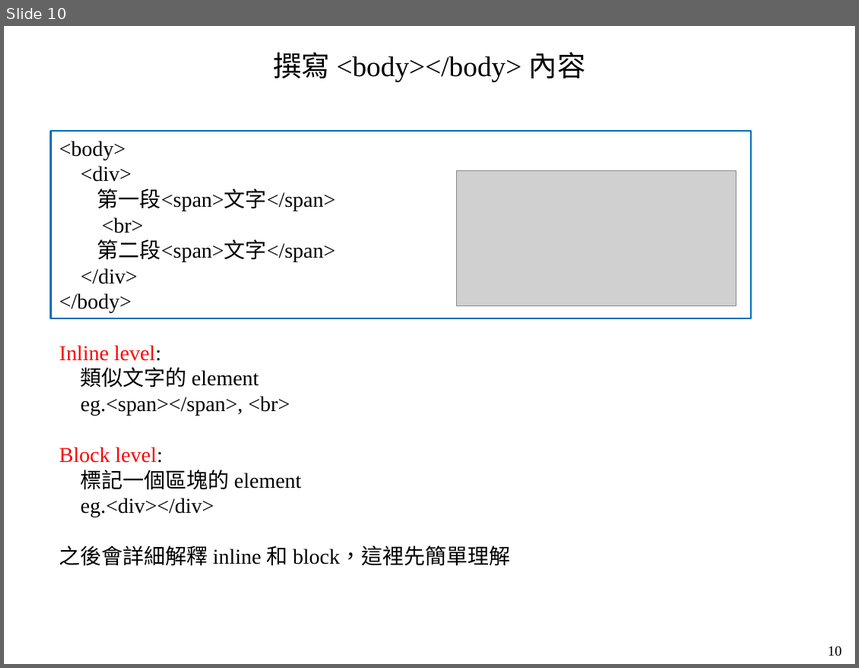
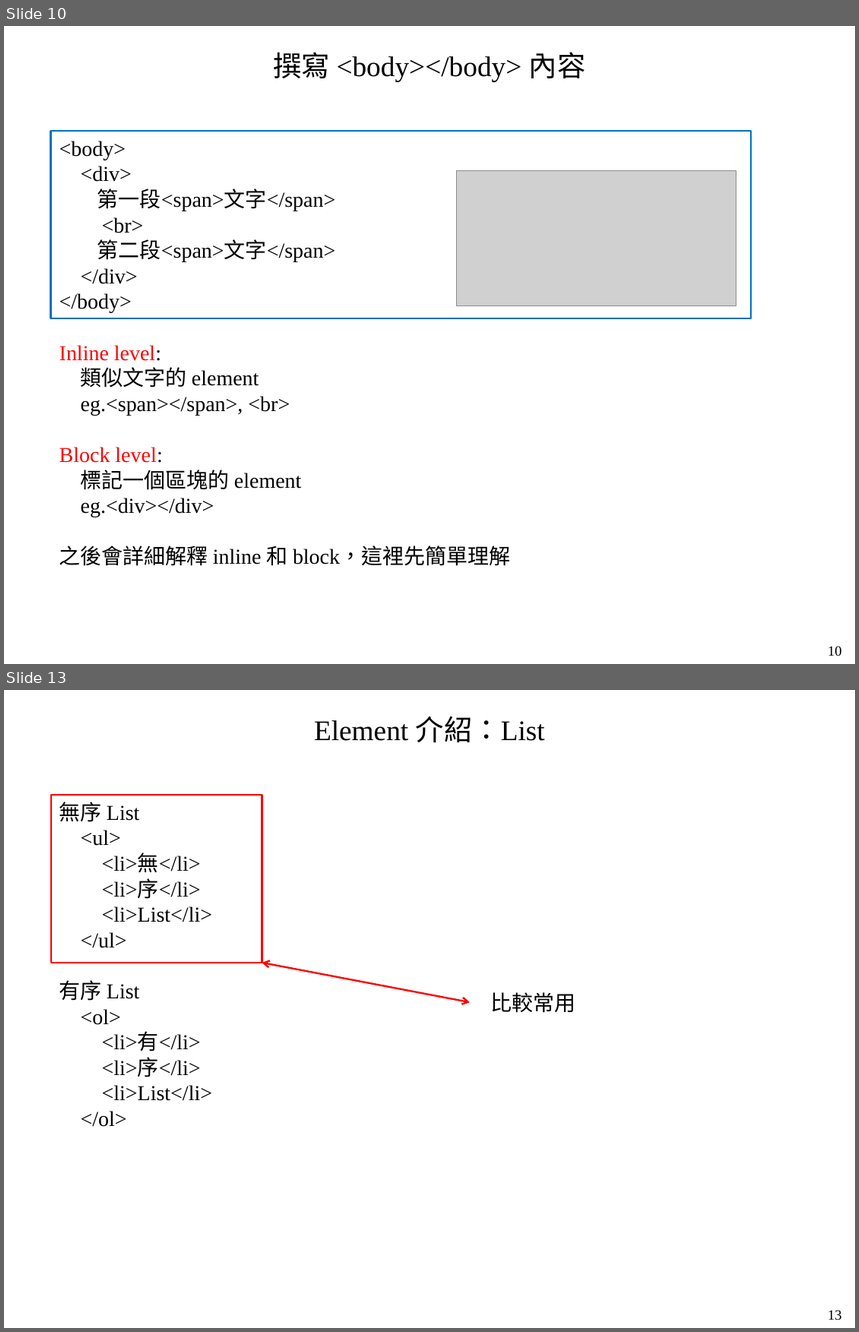
Before and after one commit to mar120434/2021_web_tutor, a slide deck: 靜態網頁.pptx. Shown one above the other, each under a label of ours: slide 10 before the commit, slides 10 and 13 after it; the slides between them are not shown. The pictures are 859x668 and 859x1332 pixels, drawn with LibreOffice and Linux fonts; fonts in the diff are those of the drawing; grey boxes stand for pictures. Boxes give left, top, right and bottom in pixels: in the first picture for what was removed or moved away, otherwise in the second. Text is boxed around its words. In the diff, an @@ line names an element or a change of style, - is before the commit and + after.

```diff
--- a/靜態網頁.pptx
+++ b/靜態網頁.pptx
@@ slide 13 added at box(4, 690, 855, 1328), background #FFFFFF @@
@@ text added at box(314, 716, 545, 742), 24 pt, text #000000 @@
+Element 介紹：List
@@ rectangle added at box(51, 795, 262, 962), outline #FF0000 1.5 pt @@
@@ text added at box(59, 802, 212, 1127), 18 pt, text #000000 @@
+無序 List
+<ul>
+<li>無</li>
+<li>序</li>
+<li>List</li>
+</ul>
+有序 List
+<ol>
+<li>有</li>
+<li>序</li>
+<li>List</li>
+</ol>
@@ double arrow added from (470, 1002) to (262, 962), #FF0000 1.5 pt @@
@@ text added at box(491, 992, 576, 1013), 18 pt, text #000000 @@
+比較常用
@@ text added at box(828, 1310, 842, 1321), 12 pt, text #000000 @@
+13
```
Also in this commit, not shown: 5 slides changed, 4 other slides added.
